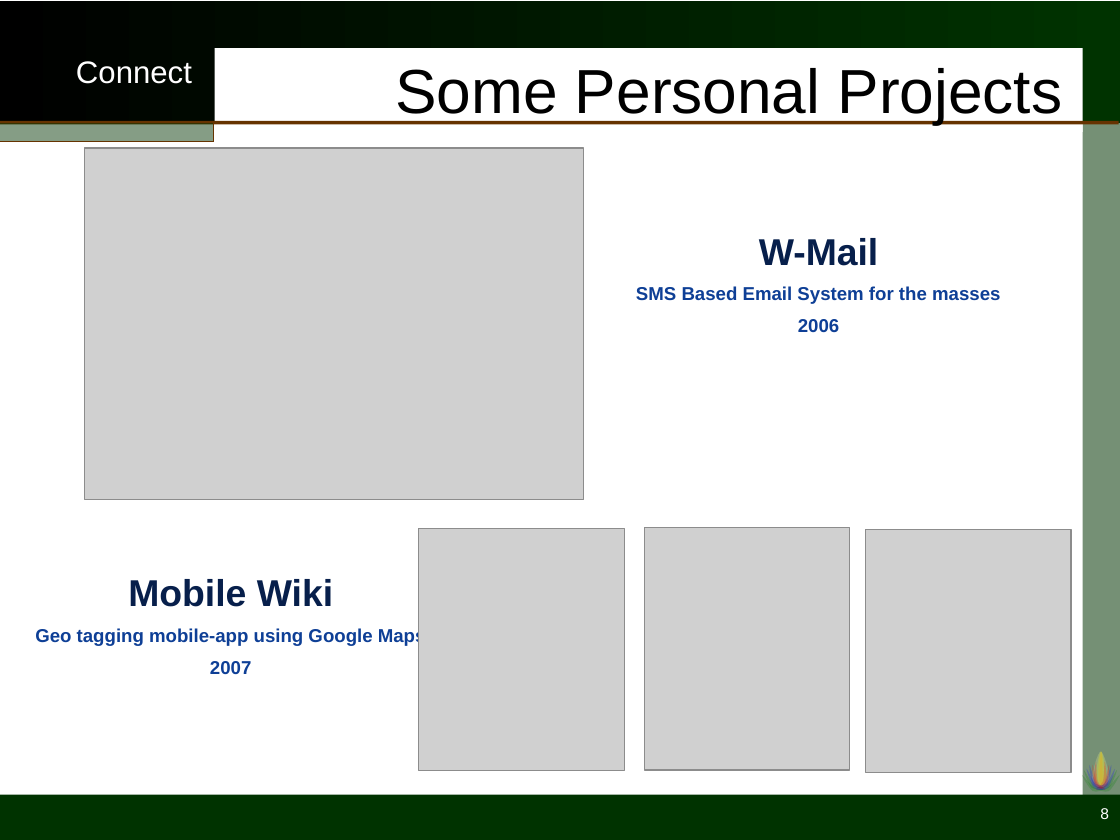
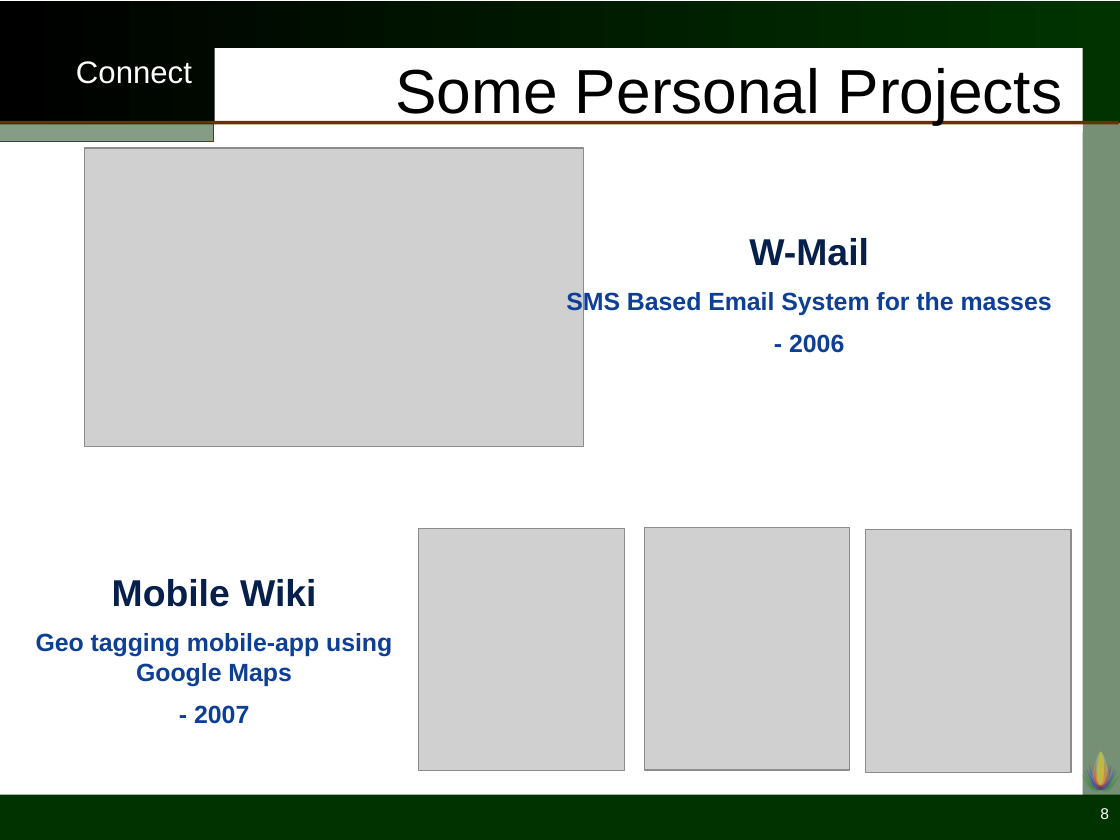
Before and after one commit to vaibhav92/connect_toolkit, a slide deck: slide 8 of Presentations/Presentation.pptm. Drawn at 1120x840 pixels with LibreOffice and Linux fonts; fonts in the diff are those of the drawing; grey boxes stand for pictures; background and template pictures are left out. Boxes give left, top, right and bottom in pixels: in the first picture for what was removed or moved away, otherwise in the second. Text is boxed around its words. In the diff, an @@ line names an element or a change of style, - is before the commit and + after.

```diff
--- a/Presentations/Presentation.pptm
+++ b/Presentations/Presentation.pptm
@@ picture: place and size @@
-picture at (85, 148, 584, 500)
+picture at (85, 148, 584, 446)
@@ text "W-Mail": place and size @@
-text "W-Mail" at (636, 238, 1000, 332)
+text "W-Mail" at (566, 238, 1052, 353)
@@ text at (566, 290, 1052, 316): size 12 to 16 pt in "SMS Based Email System for the masses"; more space between paragraphs @@
@@ text at (789, 334, 844, 353): text changed; size 12 to 16 pt @@
-2006
+- 2006
@@ text at (36, 633, 392, 687): size 12 to 16 pt in "Geo tagging mobile-app using Google Maps"; more space between paragraphs @@
@@ text at (194, 705, 249, 724): text changed; size 12 to 16 pt @@
-2007
+- 2007
```
Also in this commit, not shown: 10 other slides changed, 1 slide added, 1 other file.
